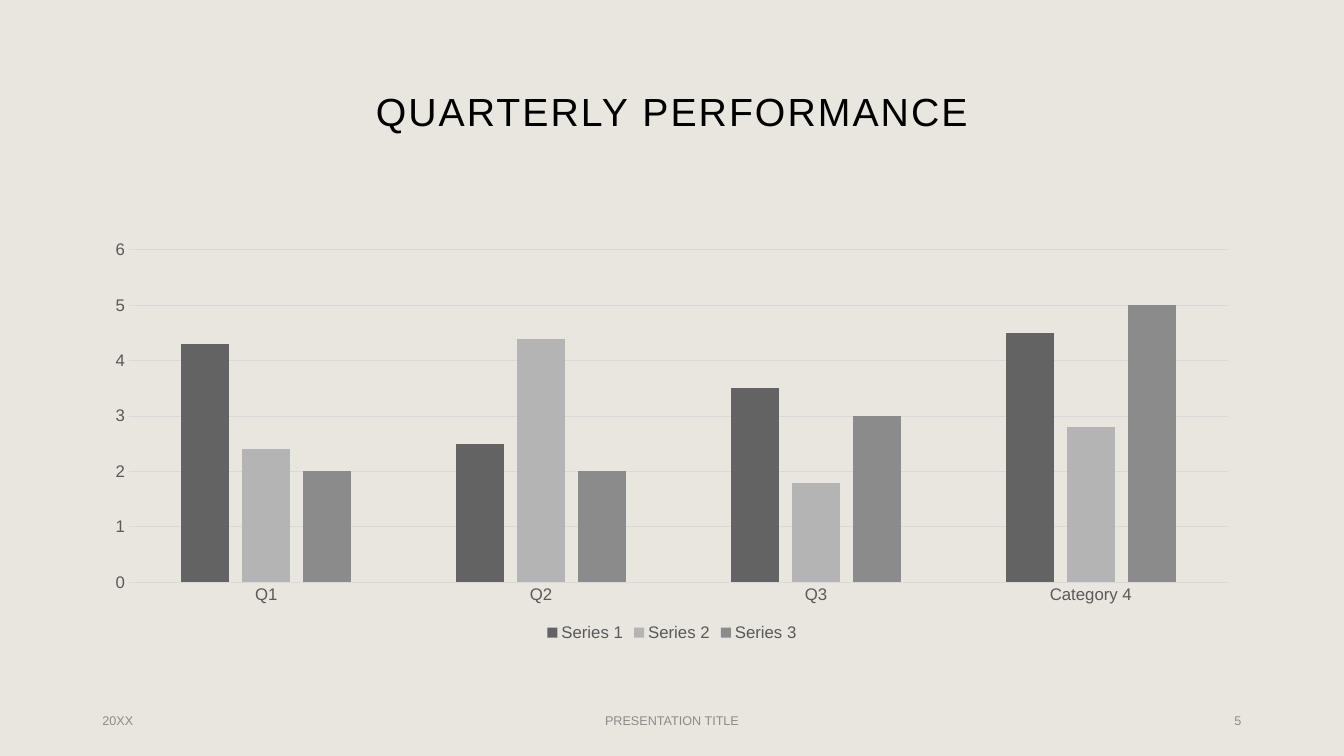
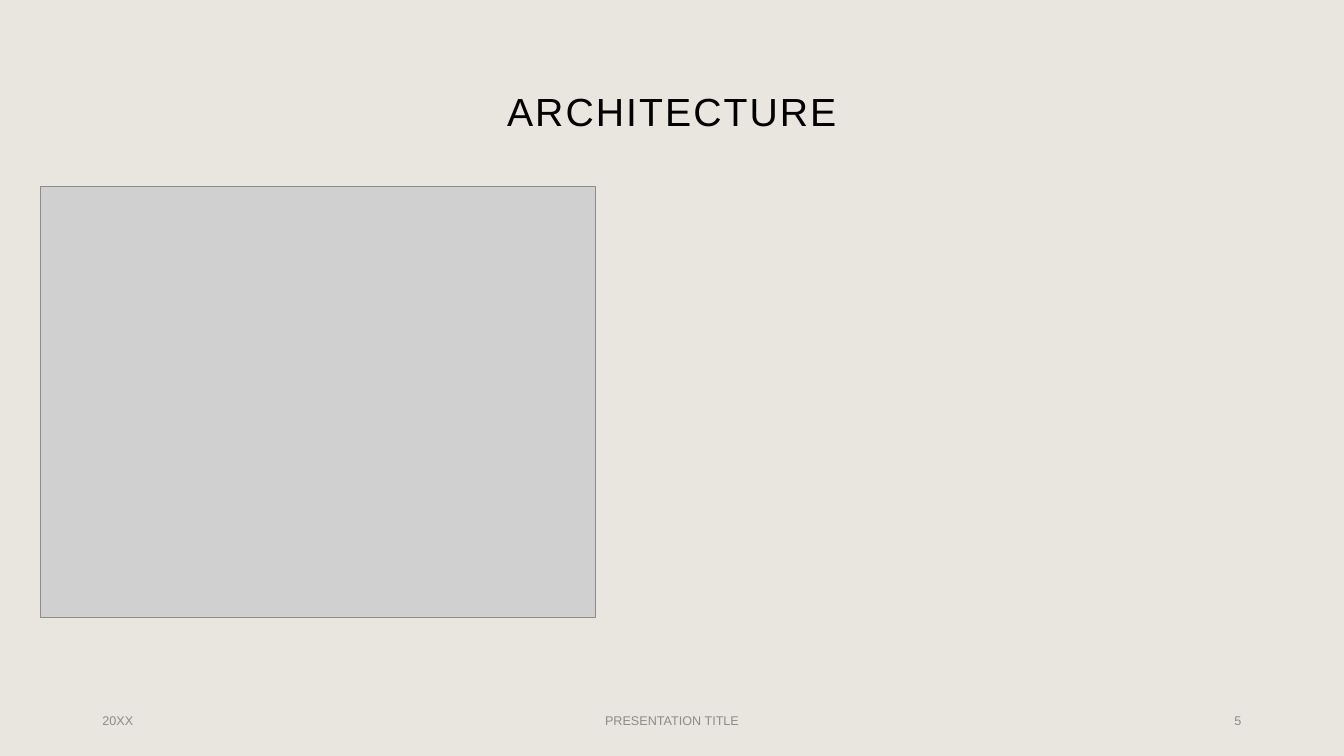
Before and after one commit to Skorpinakos/IoT-GreenHouse, a slide deck: slide 5 of Report/Presentation_3_IoT.pptx. Drawn at 1344x756 pixels with LibreOffice and Linux fonts; fonts in the diff are those of the drawing; grey boxes stand for pictures. Boxes give left, top, right and bottom in pixels: in the first picture for what was removed or moved away, otherwise in the second. Text is boxed around its words. In the diff, an @@ line names an element or a change of style, - is before the commit and + after.

Commit message:
presentation so far

```diff
--- a/Report/Presentation_3_IoT.pptx
+++ b/Report/Presentation_3_IoT.pptx
@@ title at [507, 98, 836, 127]: text changed @@
-QUARTERLY PERFORMANCE
+ARCHITECTURE
@@ picture added at [40, 187, 596, 618] @@
@@ column chart removed at [93, 233, 1252, 646] @@
-categories: Q1, Q2, Q3, Category 4
-Series 1: 4.3, 2.5, 3.5, 4.5
-Series 2: 2.4, 4.4, 1.8, 2.8
-Series 3: 2, 2, 3, 5
```
Also in this commit, not shown: 1 other slide changed, 2 slides added, 2 slides removed, 1 other file.
